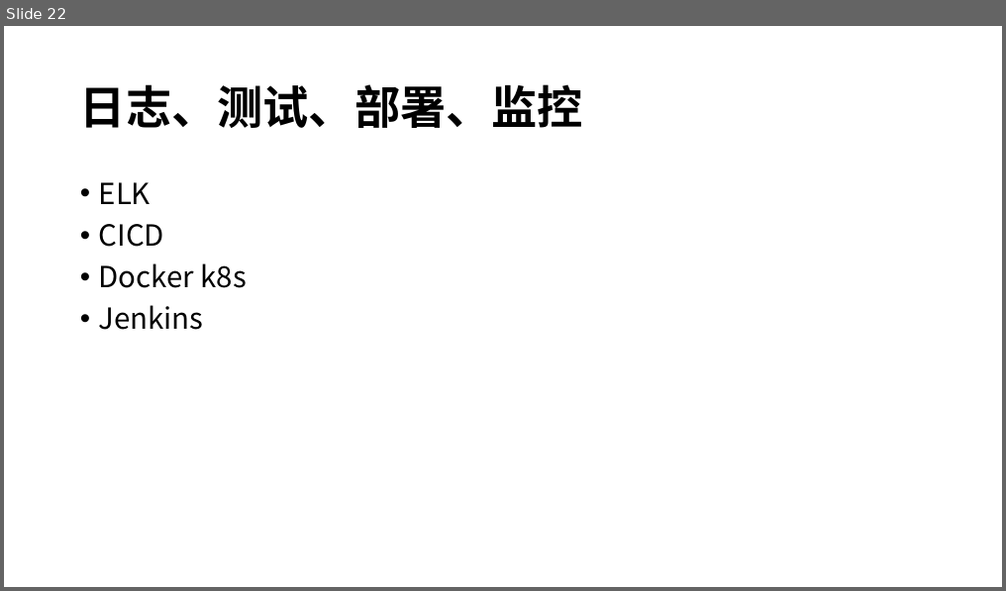
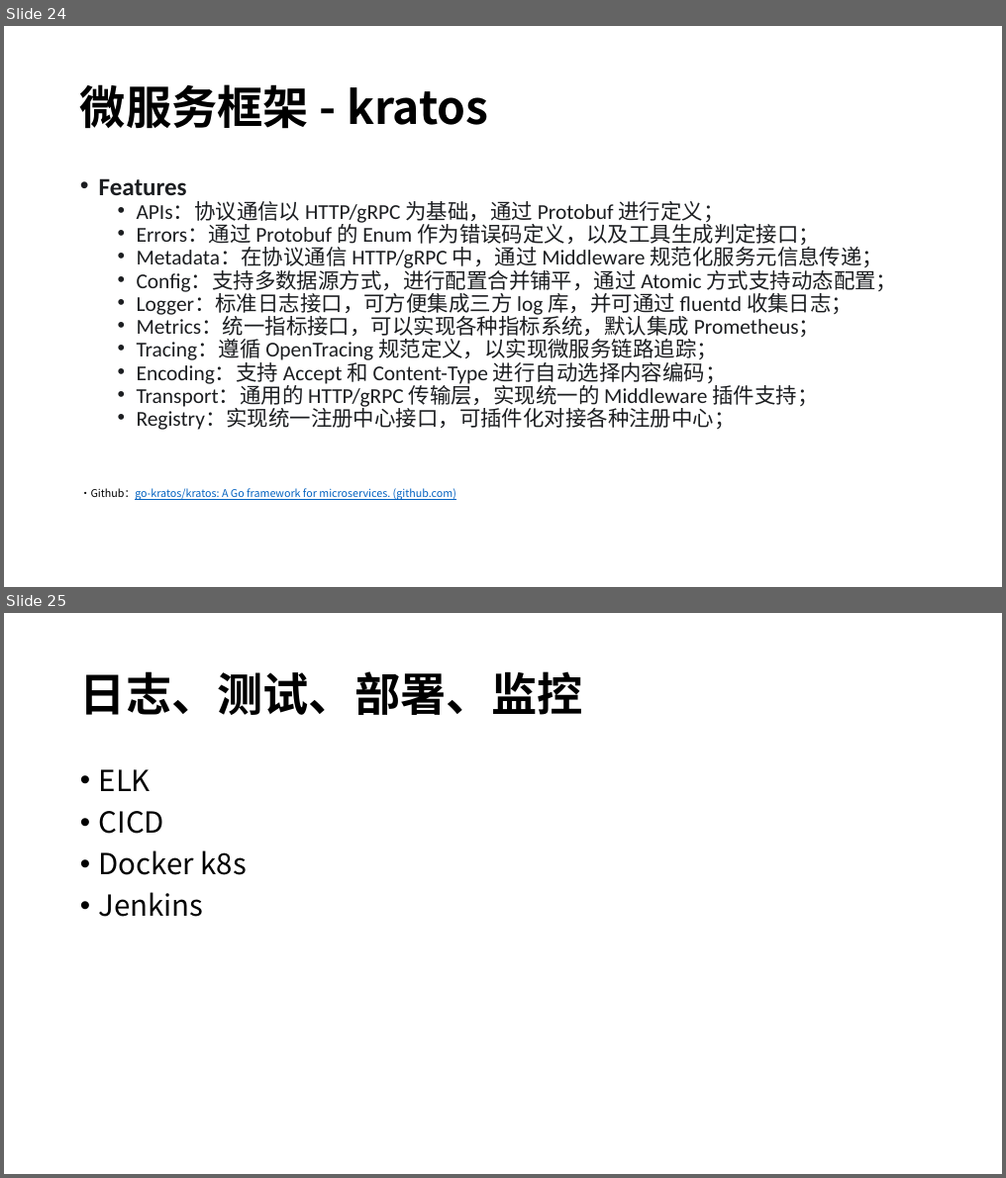
Before and after one commit to Aaron630/kratos-micro, a slide deck: 微服务.pptx. Shown one above the other, each under a label of ours: slide 22 before the commit, slides 24 and 25 after it. The pictures are 1006x591 and 1006x1178 pixels, drawn with LibreOffice and Linux fonts; fonts in the diff are those of the drawing. Boxes give left, top, right and bottom in pixels: in the first picture for what was removed or moved away, otherwise in the second. Text is boxed around its words. In the diff, an @@ line names an element or a change of style, - is before the commit and + after.

```diff
--- a/微服务.pptx
+++ b/微服务.pptx
@@ slide 24 added at (4,26,1002,587), background #FFFFFF @@
@@ title added at (80,84,488,129), 44 pt, text #000000, bold @@
+微服务框架 - kratos
@@ text added at (80,178,897,500), 20.4 pt, text #1C1E21 @@
+• Features
+  • APIs：协议通信以 HTTP/gRPC 为基础，通过 Protobuf 进行定义；
+  • Errors：通过 Protobuf 的 Enum 作为错误码定义，以及工具生成判定接口；
+  • Metadata：在协议通信 HTTP/gRPC 中，通过 Middleware 规范化服务元信息传递；
+  • Config：支持多数据源方式，进行配置合并铺平，通过 Atomic 方式支持动态配置；
+  • Logger：标准日志接口，可方便集成三方 log 库，并可通过 fluentd 收集日志；
+  • Metrics：统一指标接口，可以实现各种指标系统，默认集成 Prometheus；
+  • Tracing：遵循 OpenTracing 规范定义，以实现微服务链路追踪；
+  • Encoding：支持 Accept 和 Content-Type 进行自动选择内容编码；
+  • Transport：通用的 HTTP/gRPC 传输层，实现统一的 Middleware 插件支持；
+  • Registry：实现统一注册中心接口，可插件化对接各种注册中心；
+·Github：go-kratos/kratos: A Go framework for microservices. (github.com)
@@ what was slide 22 is now slide 25 @@
```
Also in this commit, not shown: 2 slides changed, 2 other slides added, 1 other file.
